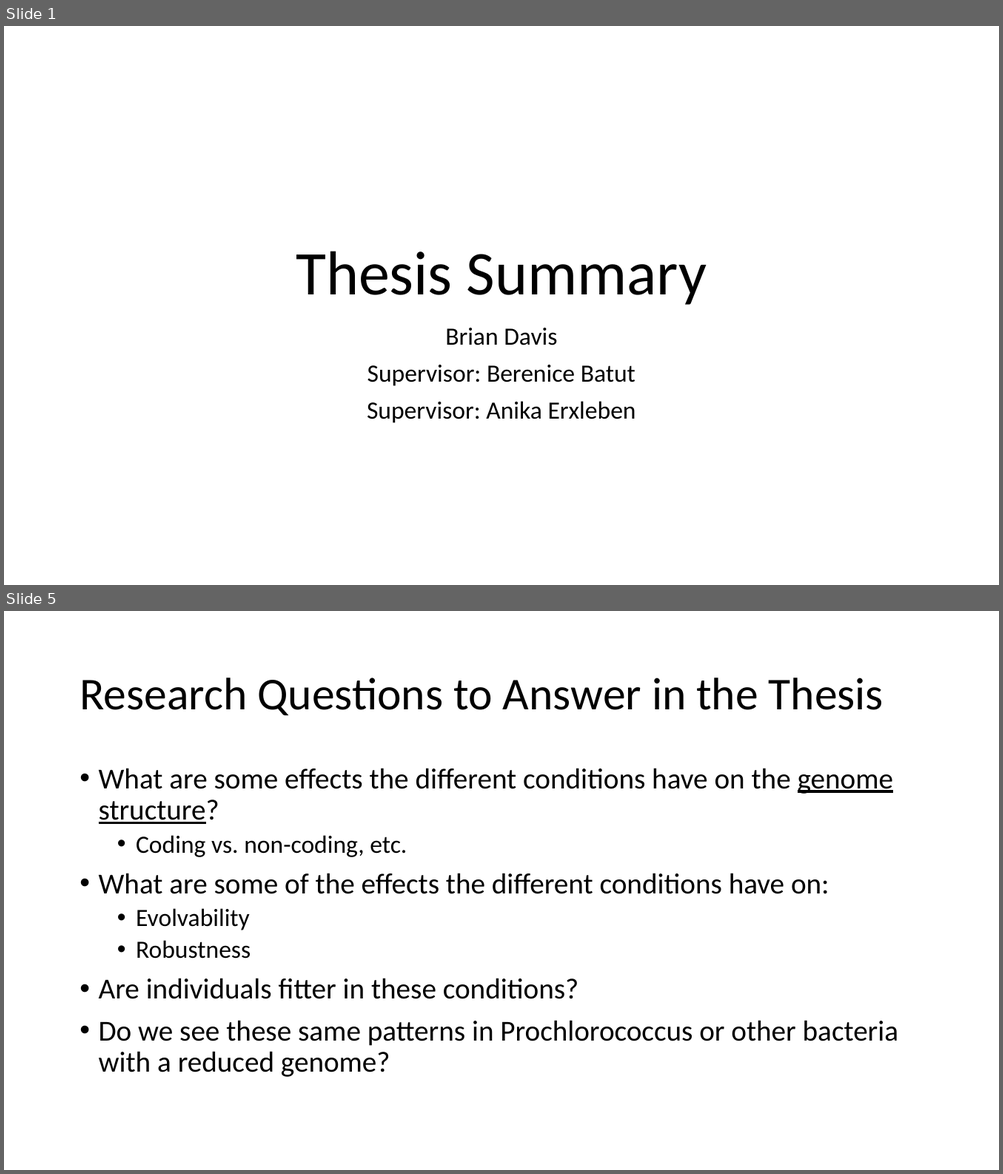
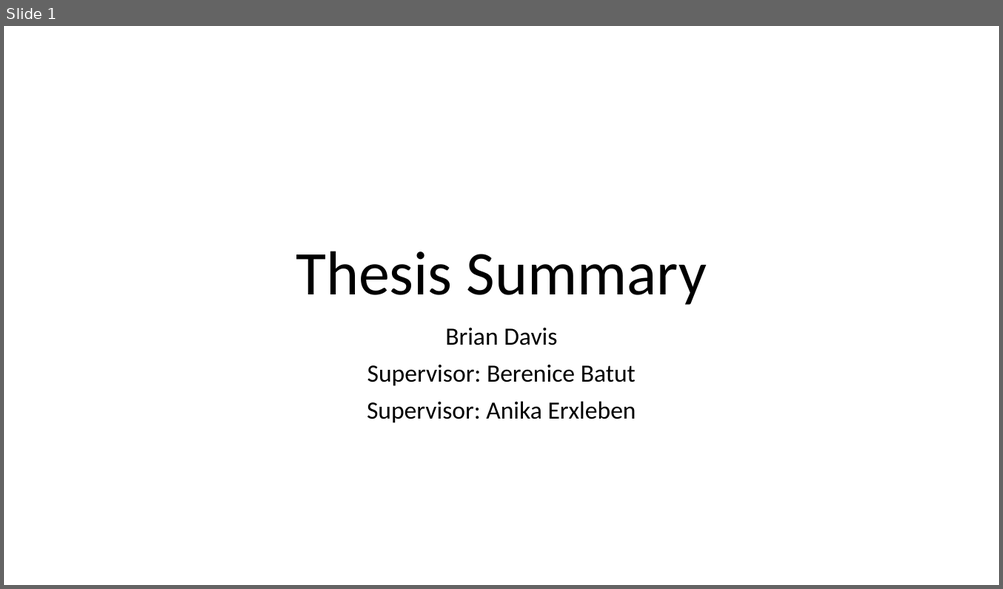
Before and after one commit to davisbk/thesis, a slide deck: doc/Presentation_to_Anika01.pptx. Shown one above the other, each under a label of ours: slides 1 and 5 before the commit, slide 1 after it; the slides between them are not shown. The pictures are 1003x1174 and 1003x589 pixels, drawn with LibreOffice and Linux fonts; fonts in the diff are those of the drawing. Boxes give left, top, right and bottom in pixels: in the first picture for what was removed or moved away, otherwise in the second. Text is boxed around its words. In the diff, an @@ line names an element or a change of style, - is before the commit and + after.

```diff
--- a/doc/Presentation_to_Anika01.pptx
+++ b/doc/Presentation_to_Anika01.pptx
@@ slide 5 removed at [4, 611, 999, 1170], background #FFFFFF @@
@@ title removed at [79, 678, 883, 715] @@
-Research Questions to Answer in the Thesis
@@ text removed at [99, 768, 898, 1077] @@
-• What are some effects the different conditions have on the genome structure?
-  • Coding vs. non-coding, etc.
-• What are some of the effects the different conditions have on:
-  • Evolvability
-  • Robustness
-• Are individuals fitter in these conditions?
-• Do we see these same patterns in Prochlorococcus or other bacteria with a reduced genome?
```
Also in this commit, not shown: 7 slides changed, 5 slides added.
